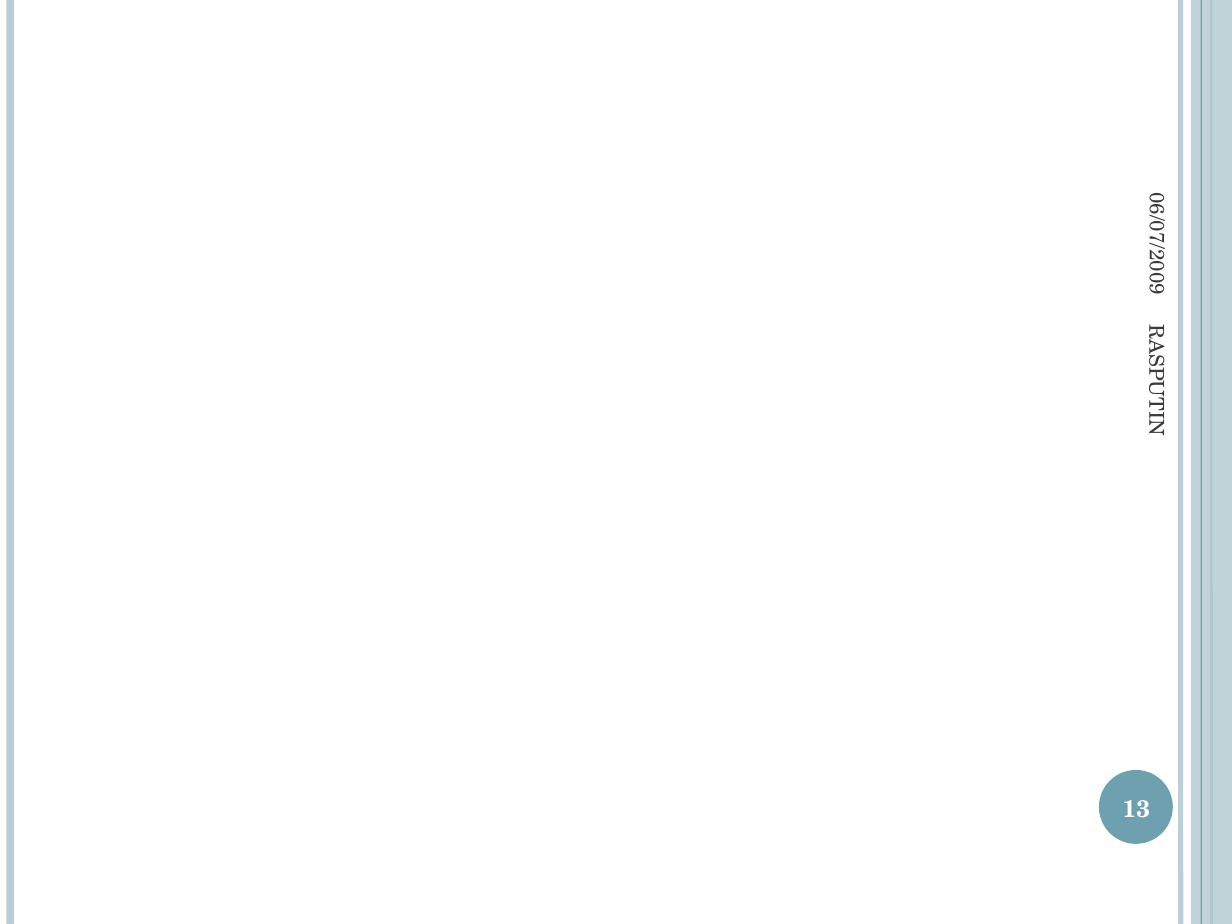
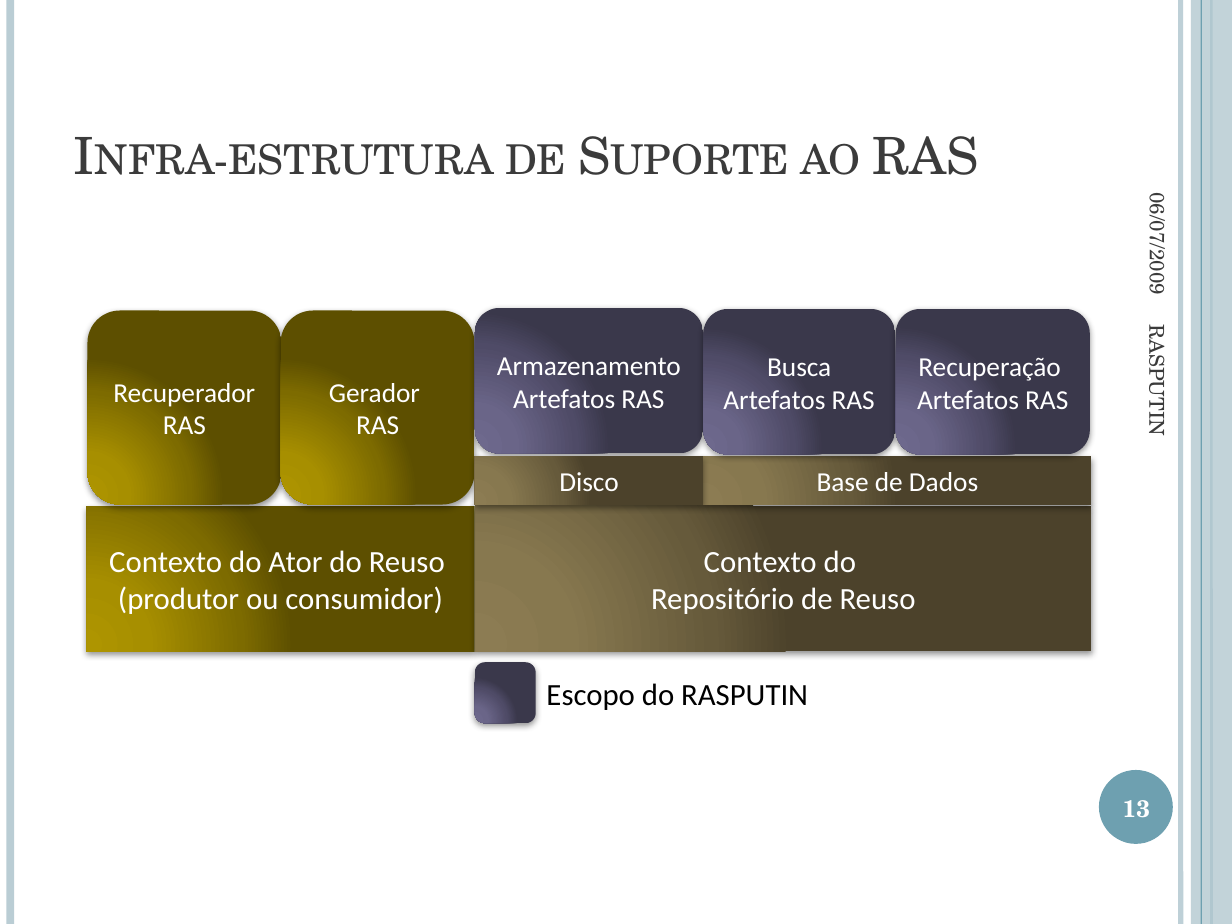
Before and after one commit to jmftrindade/ras4maven, a slide deck: slide 13 of PromotingSoftwareReuseWithRAS/RASPUTIN.pptx. Drawn at 1232x924 pixels with LibreOffice and Linux fonts; fonts in the diff are those of the drawing. Boxes give left, top, right and bottom in pixels: in the first picture for what was removed or moved away, otherwise in the second. Text is boxed around its words. In the diff, an @@ line names an element or a change of style, - is before the commit and + after.

```diff
--- a/PromotingSoftwareReuseWithRAS/RASPUTIN.pptx
+++ b/PromotingSoftwareReuseWithRAS/RASPUTIN.pptx
@@ title added at box(95, 136, 978, 175), 30 pt, text #3B3B3B, small capitals @@
+Infra-estrutura de Suporte ao RAS
@@ rounded rectangle added at box(87, 310, 281, 504), fill gradient #AF9500 to #A99000 to #7F6C00 to #5E5000, 16 pt, text #FFFFFF @@
+Recuperador RAS
@@ rounded rectangle added at box(281, 310, 474, 504), fill gradient #AF9500 to #A99000 to #7F6C00 to #5E5000, 16 pt, text #FFFFFF @@
+Gerador
+RAS
@@ rounded rectangle added at box(476, 308, 703, 453), fill gradient #6E698D to #6A6588 to #4F4B67 to #3B384C, 16 pt, text #FFFFFF @@
+Armazenamento Artefatos RAS
@@ rounded rectangle added at box(703, 309, 896, 455), fill gradient #6E698D to #6A6588 to #4F4B67 to #3B384C, 16 pt, text #FFFFFF @@
+Busca Artefatos RAS
@@ rounded rectangle added at box(896, 309, 1089, 455), fill gradient #6E698D to #6A6588 to #4F4B67 to #3B384C, 16 pt, text #FFFFFF @@
+Recuperação
+Artefatos RAS
@@ rectangle added at box(476, 456, 703, 504), fill gradient #8D7C53 to #887850 to #675B3B to #4C432B, 16 pt, text #FFFFFF @@
+Disco
@@ rectangle added at box(703, 456, 1092, 504), fill gradient #8D7C53 to #887850 to #675B3B to #4C432B, 16 pt, text #FFFFFF @@
+Base de Dados
@@ rectangle added at box(86, 506, 474, 652), fill gradient #AF9500 to #A99000 to #7F6C00 to #5E5000, 18 pt, text #FFFFFF @@
+Contexto do Ator do Reuso
+(produtor ou consumidor)
@@ rectangle added at box(476, 506, 1092, 652), fill gradient #8D7C53 to #887850 to #675B3B to #4C432B, 18 pt, text #FFFFFF @@
+Contexto do
+Repositório de Reuso
@@ rounded rectangle added at box(474, 663, 535, 723), fill gradient #6E698D to #6A6588 to #4F4B67 to #3B384C @@
@@ text added at box(546, 683, 808, 710), 18 pt, text #000000 @@
+Escopo do RASPUTIN
```
Also in this commit, not shown: 9 other slides changed, 1 other file.
